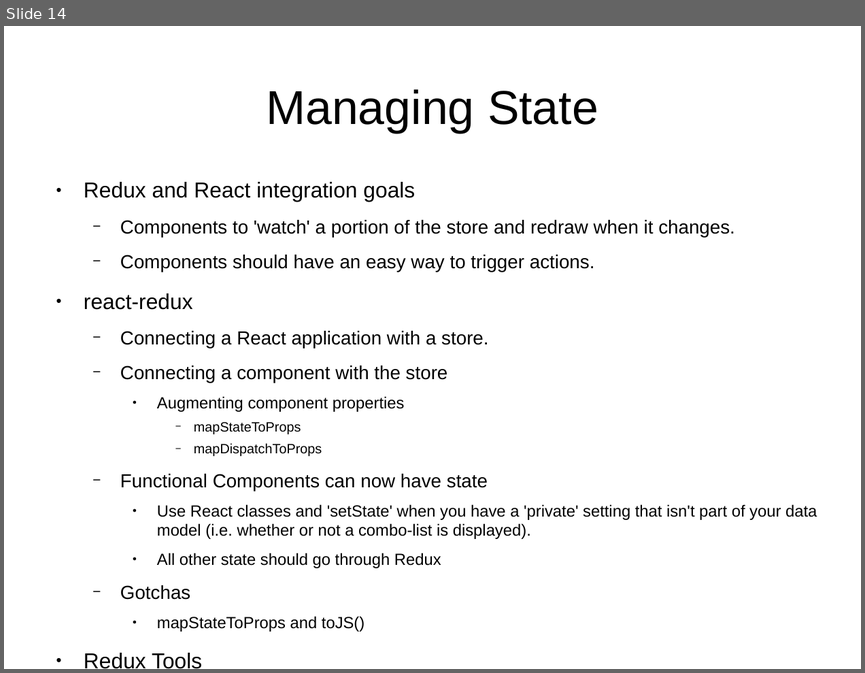
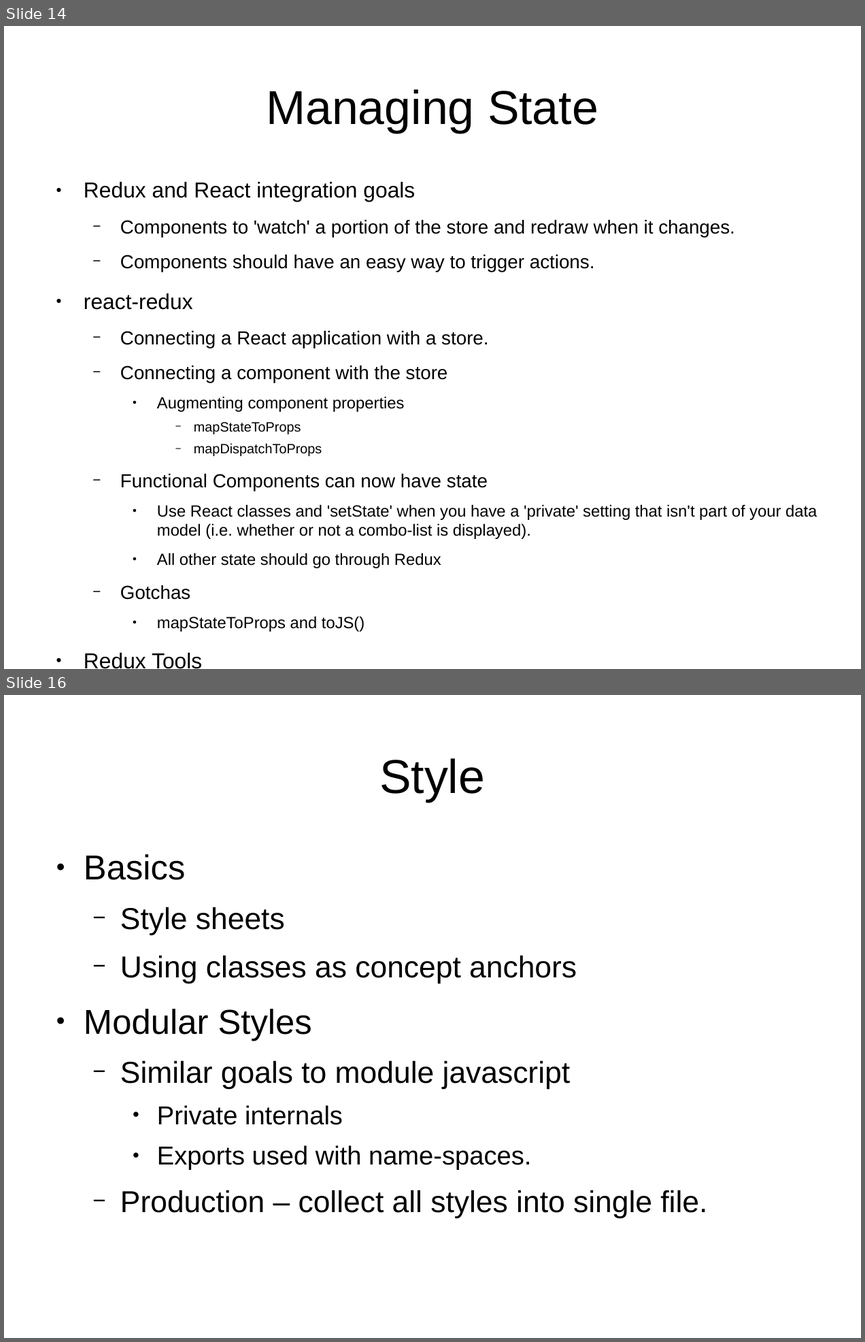
Before and after one commit to edlott/Training, a slide deck: docs/JavascriptTutorial.odp. Shown one above the other, each under a label of ours: slide 14 before the commit, slides 14 and 16 after it; the slides between them are not shown. The pictures are 865x673 and 865x1342 pixels, drawn with LibreOffice and Linux fonts; fonts in the diff are those of the drawing. Boxes give left, top, right and bottom in pixels: in the first picture for what was removed or moved away, otherwise in the second. Text is boxed around its words. In the diff, an @@ line names an element or a change of style, - is before the commit and + after.

```diff
--- a/docs/JavascriptTutorial.odp
+++ b/docs/JavascriptTutorial.odp
@@ slide 16 added at (x1=4, y1=695, x2=861, y2=1338), background #FFFFFF @@
@@ title added at (x1=379, y1=758, x2=485, y2=802), 44 pt, text #000000 @@
+Style
@@ text added at (x1=84, y1=854, x2=707, y2=1218), 28 pt, text #000000 @@
+● Basics
+  − Style sheets
+  − Using classes as concept anchors
+● Modular Styles
+  − Similar goals to module javascript
+    ● Private internals
+    ● Exports used with name-spaces.
+  − Production – collect all styles into single file.
```
Also in this commit, not shown: 1 other slide added, 2 other files.
